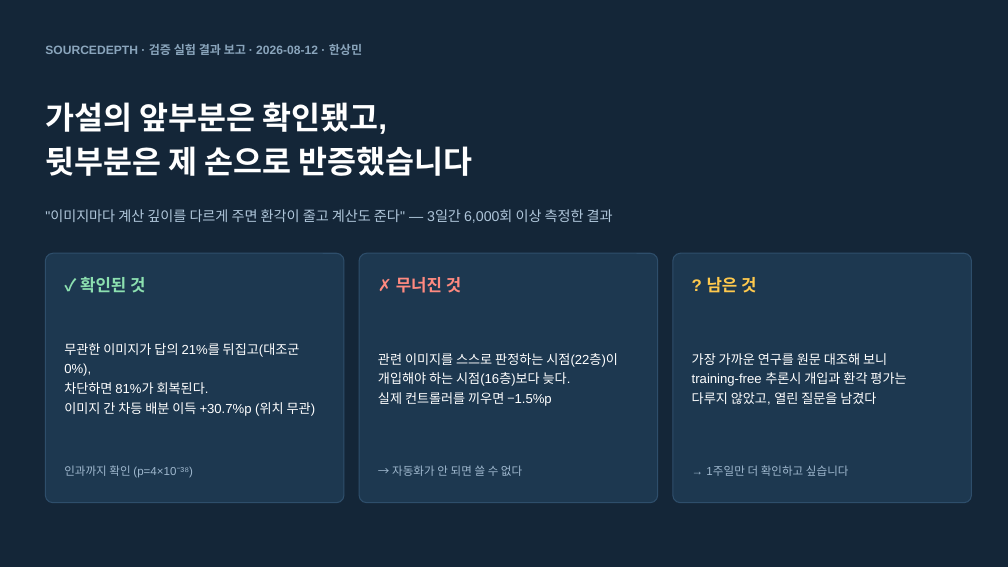
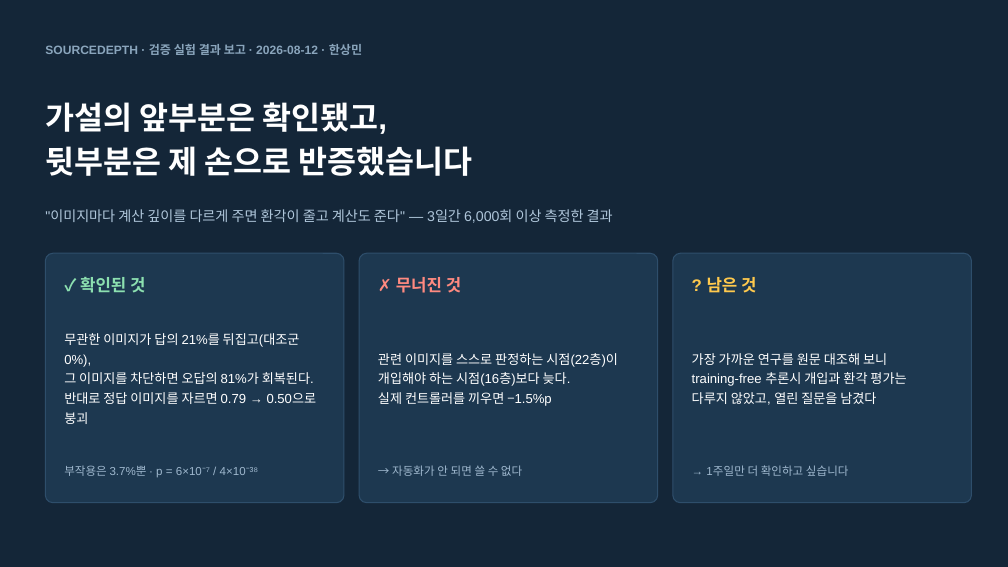
Before and after one commit to hsmai/Source-Depth, a slide deck: slide 1 of meeting/SourceDepth_meeting_FINAL.pptx. Drawn at 1008x567 pixels with LibreOffice and Linux fonts; fonts in the diff are those of the drawing. Boxes give left, top, right and bottom in pixels: in the first picture for what was removed or moved away, otherwise in the second. Text is boxed around its words. In the diff, an @@ line names an element or a change of style, - is before the commit and + after.

```diff
--- a/meeting/SourceDepth_meeting_FINAL.pptx
+++ b/meeting/SourceDepth_meeting_FINAL.pptx
@@ text at [64, 372, 317, 424]: text changed @@
-차단하면 81%가 회복된다.
-이미지 간 차등 배분 이득 +30.7%p (위치 무관)
+그 이미지를 차단하면 오답의 81%가 회복된다.
+반대로 정답 이미지를 자르면 0.79 → 0.50으로 붕괴
@@ text at [64, 465, 259, 477]: text changed @@
-인과까지 확인 (p=4×10⁻³⁸)
+부작용은 3.7%뿐 · p = 6×10⁻⁷ / 4×10⁻³⁸
```
Also in this commit, not shown: 2 other slides changed, 2 other files.
